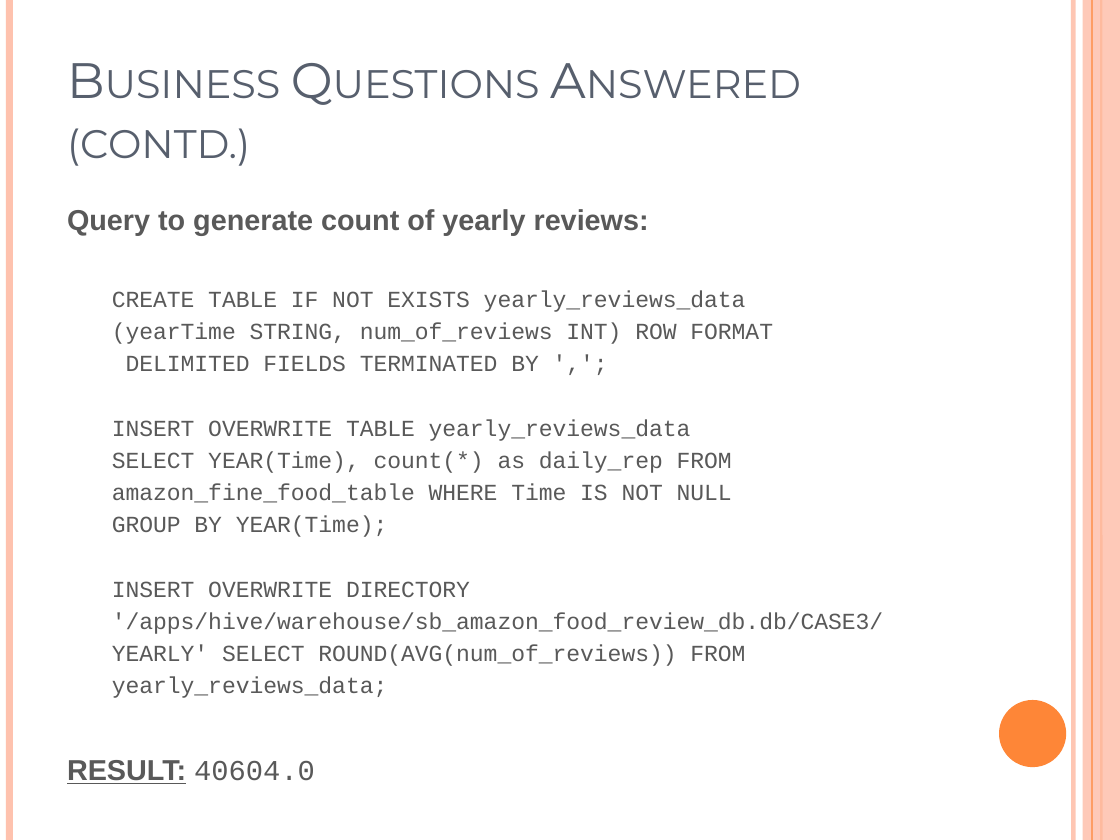
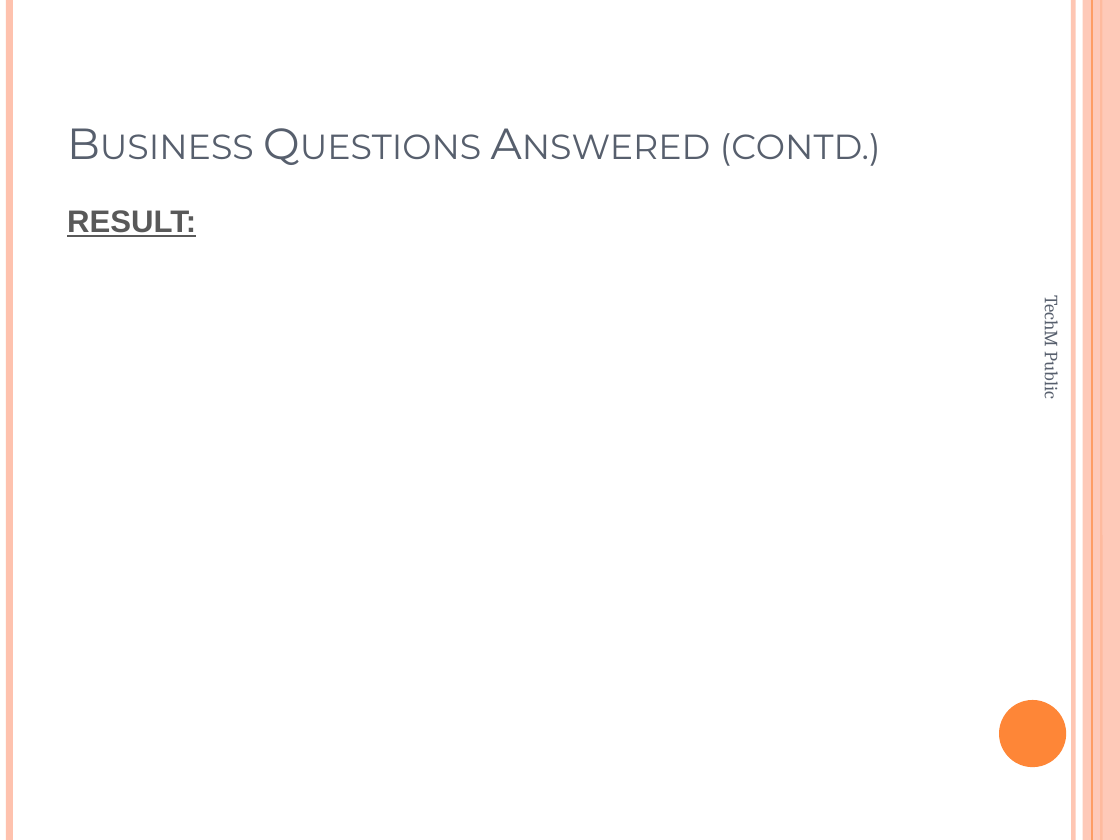
Before and after one commit to Shubhro27/Case-Studies, a slide deck: slide 42 of Analyzing_World_Data_using PIG.pptx (slide 18 before the commit). Drawn at 1120x840 pixels with LibreOffice and Linux fonts; fonts in the diff are those of the drawing. Boxes give left, top, right and bottom in pixels: in the first picture for what was removed or moved away, otherwise in the second. Text is boxed around its words. In the diff, an @@ line names an element or a change of style, - is before the commit and + after.

```diff
--- a/Analyzing_World_Data_using PIG.pptx
+++ b/Analyzing_World_Data_using PIG.pptx
@@ title "Business Questions Answered (contd.)" at <box>720,133,881,166</box>: size 32 to 28 pt @@
@@ text at <box>67,210,196,237</box>: text changed; size 14.8 to 20 pt; font Courier New to Arial; bold on @@
-Query to generate count of yearly reviews:
-  CREATE TABLE IF NOT EXISTS yearly_reviews_data
-  (yearTime STRING, num_of_reviews INT) ROW FORMAT
-  DELIMITED FIELDS TERMINATED BY ',';
-  INSERT OVERWRITE TABLE yearly_reviews_data
-  SELECT YEAR(Time), count(*) as daily_rep FROM
-  amazon_fine_food_table WHERE Time IS NOT NULL
-  GROUP BY YEAR(Time);
-  INSERT OVERWRITE DIRECTORY
-  '/apps/hive/warehouse/sb_amazon_food_review_db.db/CASE3/
-  YEARLY' SELECT ROUND(AVG(num_of_reviews)) FROM
-  yearly_reviews_data;
-RESULT: 40604.0
+RESULT:
@@ text added at <box>1040,300,1064,398</box>, 12 pt, text #575F6D @@
+TechM Public
```
Also in this commit, not shown: 14 other slides changed, 35 slides added, 7 slides removed.
